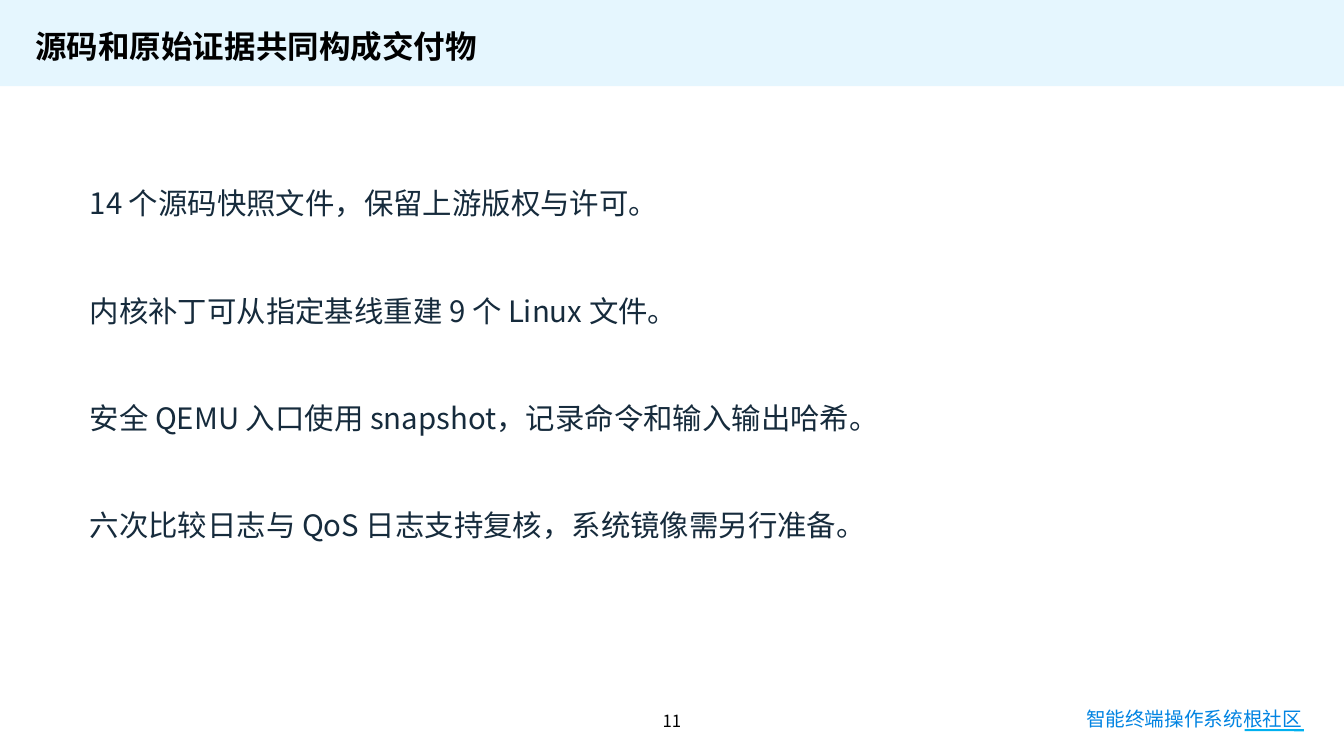
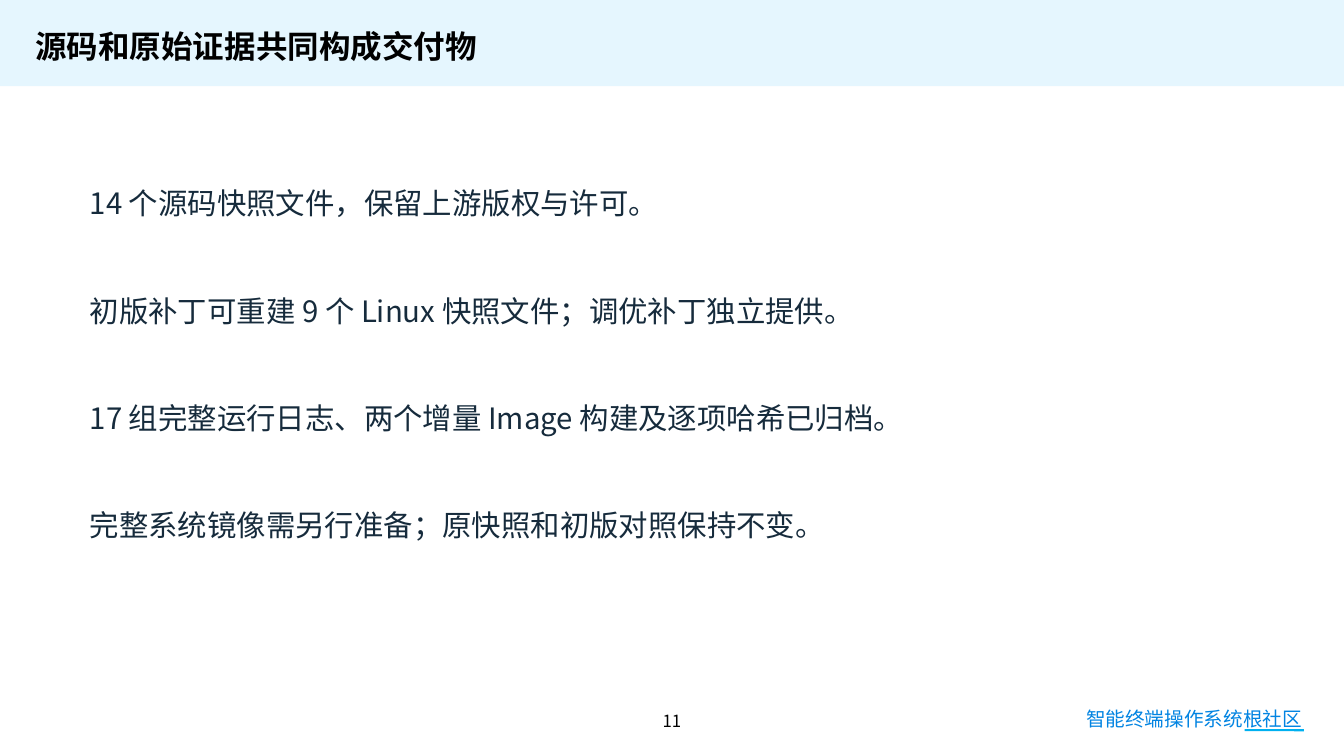
Before and after one commit to Shadow-ye/ohos-eevdf-qos, a slide deck: slide 11 of docs/competition/materials/答辩演示.pptx. Drawn at 1344x756 pixels with LibreOffice and Linux fonts; fonts in the diff are those of the drawing; background and template pictures are left out. Boxes give left, top, right and bottom in pixels: in the first picture for what was removed or moved away, otherwise in the second. Text is boxed around its words. In the diff, an @@ line names an element or a change of style, - is before the commit and + after.

```diff
--- a/docs/competition/materials/答辩演示.pptx
+++ b/docs/competition/materials/答辩演示.pptx
@@ text at (90, 297, 854, 327): text changed @@
-内核补丁可从指定基线重建 9 个 Linux 文件。
+初版补丁可重建 9 个 Linux 快照文件；调优补丁独立提供。
@@ text at (90, 404, 903, 437): text changed @@
-安全 QEMU 入口使用 snapshot，记录命令和输入输出哈希。
+17 组完整运行日志、两个增量 Image 构建及逐项哈希已归档。
@@ text at (90, 511, 825, 541): text changed @@
-六次比较日志与 QoS 日志支持复核，系统镜像需另行准备。
+完整系统镜像需另行准备；原快照和初版对照保持不变。
```
Also in this commit, not shown: 3 other slides changed, 53 other files.
